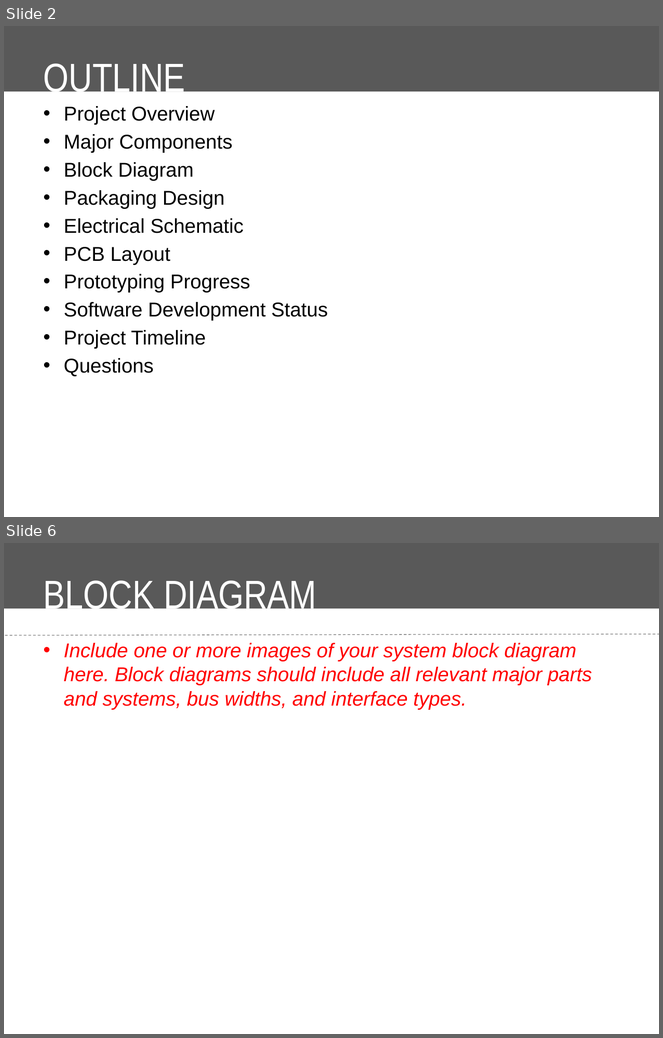
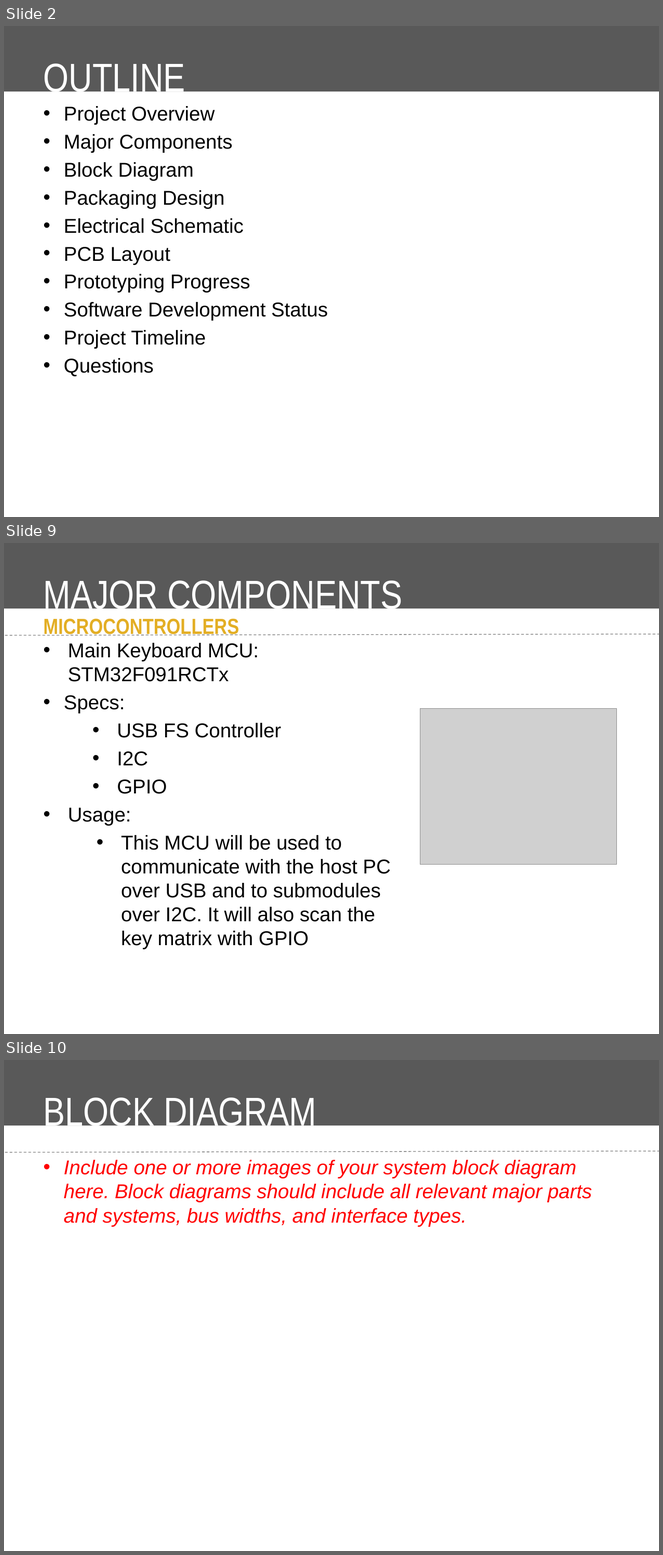
Before and after one commit to Ashassins/NYAKB, a slide deck: Midterm Review Presentation/Midterm Design Review Presentation Template.pptx. Shown one above the other, each under a label of ours: slides 2 and 6 before the commit, slides 2, 9 and 10 after it; the slides between them are not shown. The pictures are 663x1038 and 663x1555 pixels, drawn with LibreOffice and Linux fonts; fonts in the diff are those of the drawing; grey boxes stand for pictures; background and template pictures are left out. Boxes give left, top, right and bottom in pixels: in the first picture for what was removed or moved away, otherwise in the second. Text is boxed around its words. In the diff, an @@ line names an element or a change of style, - is before the commit and + after.

```diff
--- a/Midterm Review Presentation/Midterm Design Review Presentation Template.pptx
+++ b/Midterm Review Presentation/Midterm Design Review Presentation Template.pptx
@@ slide 9 added at (4,543,659,1034), background #FFFFFF; not listed: 2 template elements that a slide beside it also shows @@
@@ title added at (44,580,402,616), 44 pt, text #FFFFFF @@
+MAJOR COMPONENTS
@@ text added at (44,618,240,636), 24 pt, text #E3AE24, bold @@
+MICROCONTROLLERS
@@ text added at (64,643,390,950), 22 pt, text #000000 @@
+• Main Keyboard MCU: STM32F091RCTx
+• Specs:
+  • USB FS Controller
+  • I2C
+  • GPIO
+• Usage:
+  • This MCU will be used to communicate with the host PC over USB and to submodules over I2C. It will also scan the key matrix with GPIO
@@ picture added at (420,709,617,865) @@
@@ what was slide 6 is now slide 10 @@
```
Also in this commit, not shown: 5 slides changed, 5 other slides added, 1 slide removed, 1 other file.
